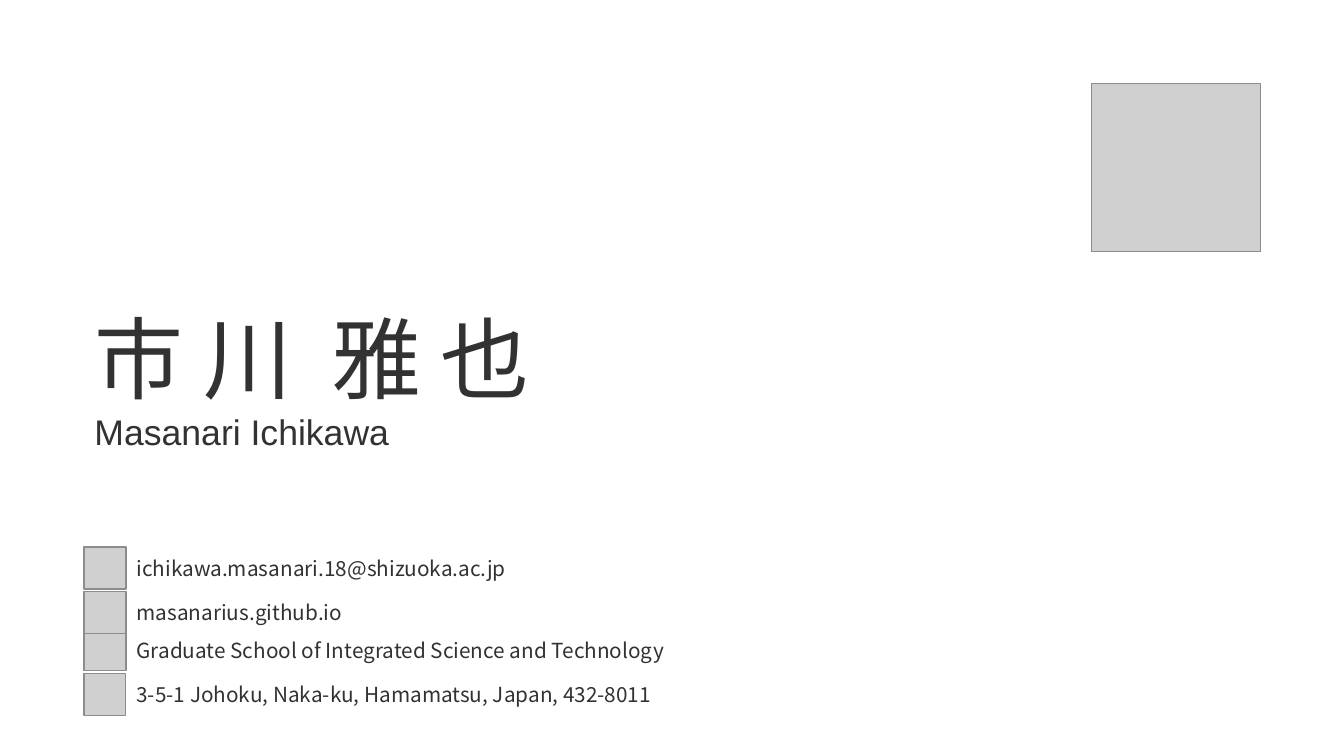
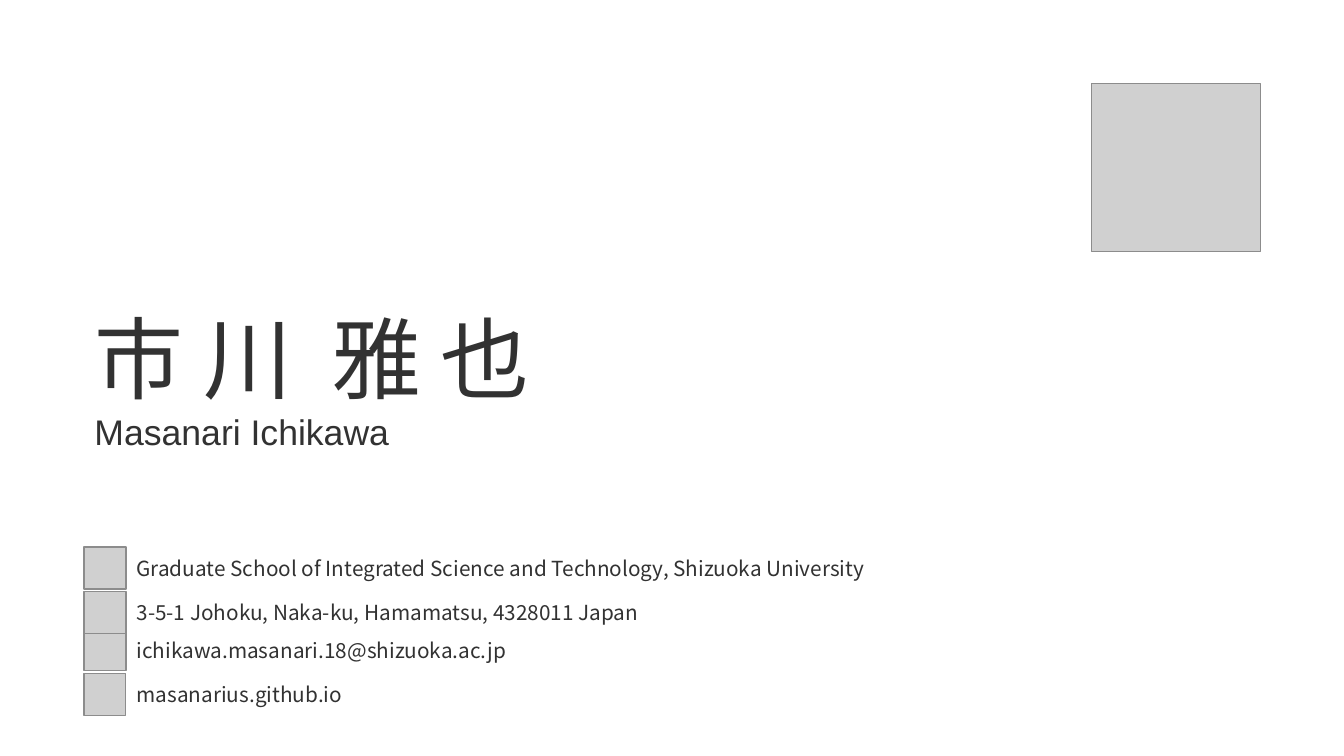
Before and after one commit to masanarius/masanarius.github.io, a slide deck: slide 3 of img/card/businesscard.pptx (slide 2 before the commit). Drawn at 1344x756 pixels with LibreOffice and Linux fonts; fonts in the diff are those of the drawing; grey boxes stand for pictures. Boxes give left, top, right and bottom in pixels: in the first picture for what was removed or moved away, otherwise in the second. Text is boxed around its words. In the diff, an @@ line names an element or a change of style, - is before the commit and + after.

```diff
--- a/img/card/businesscard.pptx
+++ b/img/card/businesscard.pptx
@@ text at (x1=136, y1=559, x2=865, y2=581): text changed @@
-ichikawa.masanari.18@shizuoka.ac.jp
+Graduate School of Integrated Science and Technology, Shizuoka University
@@ text at (x1=136, y1=603, x2=638, y2=625): text changed @@
-masanarius.github.io
+3-5-1 Johoku, Naka-ku, Hamamatsu, 4328011 Japan
@@ text at (x1=137, y1=641, x2=506, y2=663): text changed @@
-Graduate School of Integrated Science and Technology
+ichikawa.masanari.18@shizuoka.ac.jp
@@ text at (x1=136, y1=685, x2=342, y2=707): text changed @@
-3-5-1 Johoku, Naka-ku, Hamamatsu, Japan, 432-8011
+masanarius.github.io
```
Also in this commit, not shown: 5 other slides changed, 8 other files.
